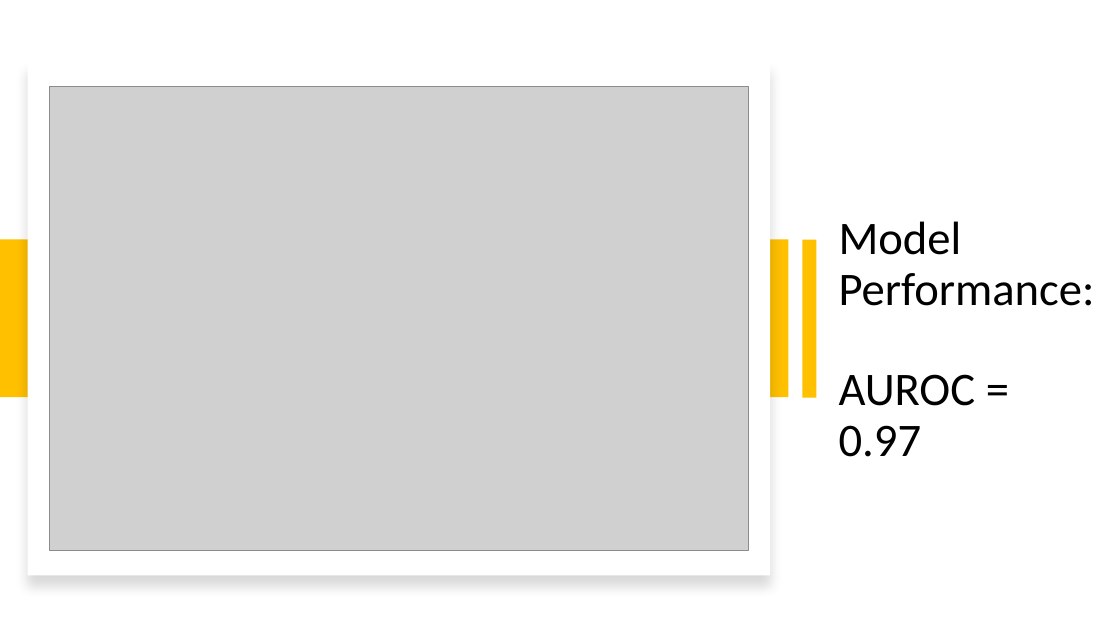
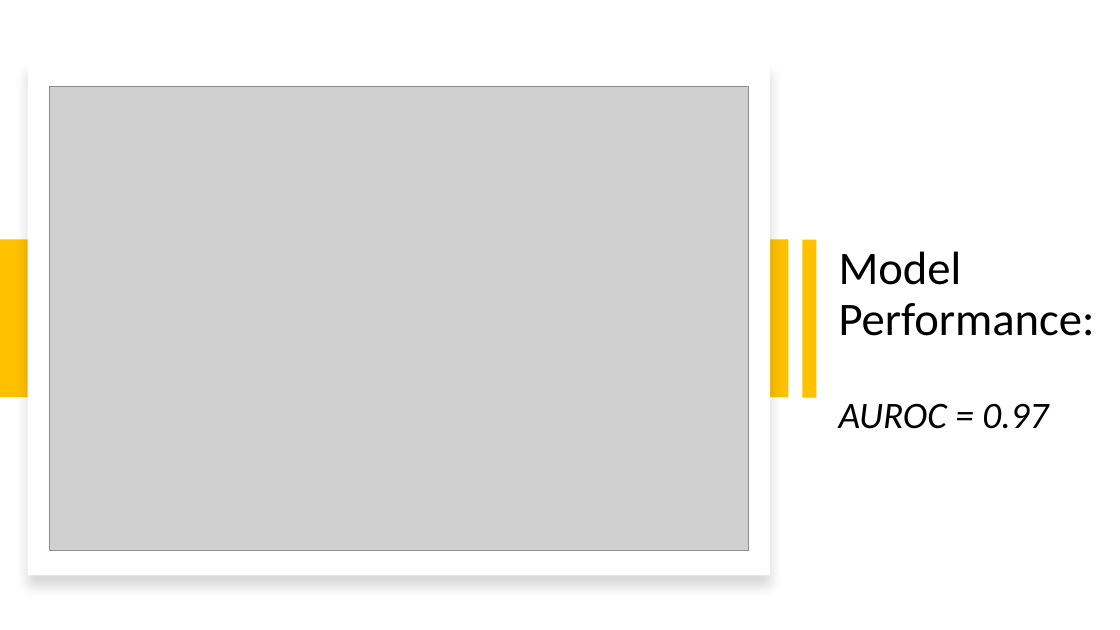
Before and after one commit to steph-rey/MS-CDI_Risk, a slide deck: slide 9 of CDI_Risk_Assessment_Model_Presentation_2021-02-02.pptx. Drawn at 1120x630 pixels with LibreOffice and Linux fonts; fonts in the diff are those of the drawing; grey boxes stand for pictures. Boxes give left, top, right and bottom in pixels: in the first picture for what was removed or moved away, otherwise in the second. Text is boxed around its words. In the diff, an @@ line names an element or a change of style, - is before the commit and + after.

```diff
--- a/CDI_Risk_Assessment_Model_Presentation_2021-02-02.pptx
+++ b/CDI_Risk_Assessment_Model_Presentation_2021-02-02.pptx
@@ title "Model Performance: AUROC = 0.97" at [839,251,1095,429]: size 40 to 32 pt, italic on in "AUROC = 0.97" @@
```
Also in this commit, not shown: 10 other slides changed, 3 slides added, 1 other file.
